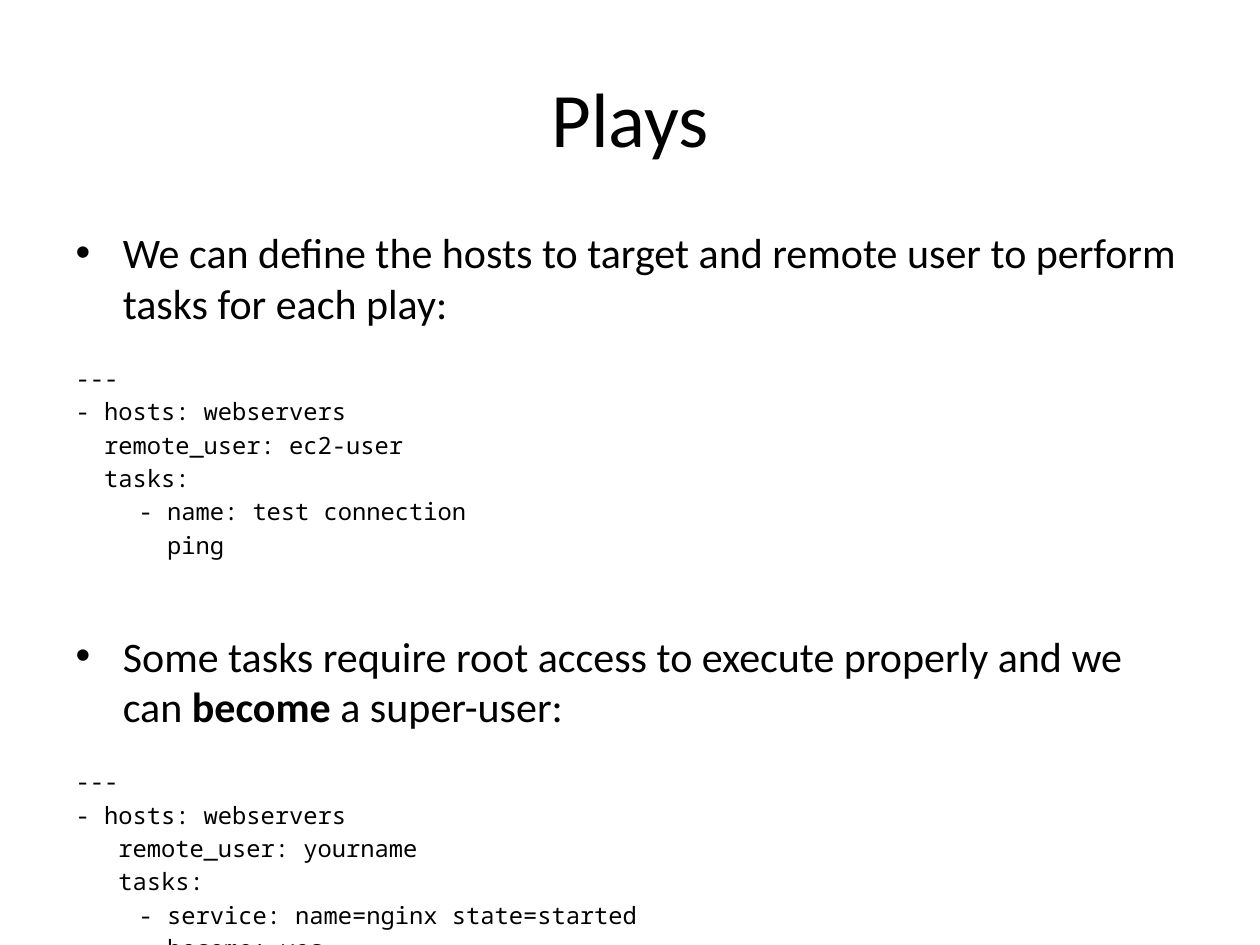
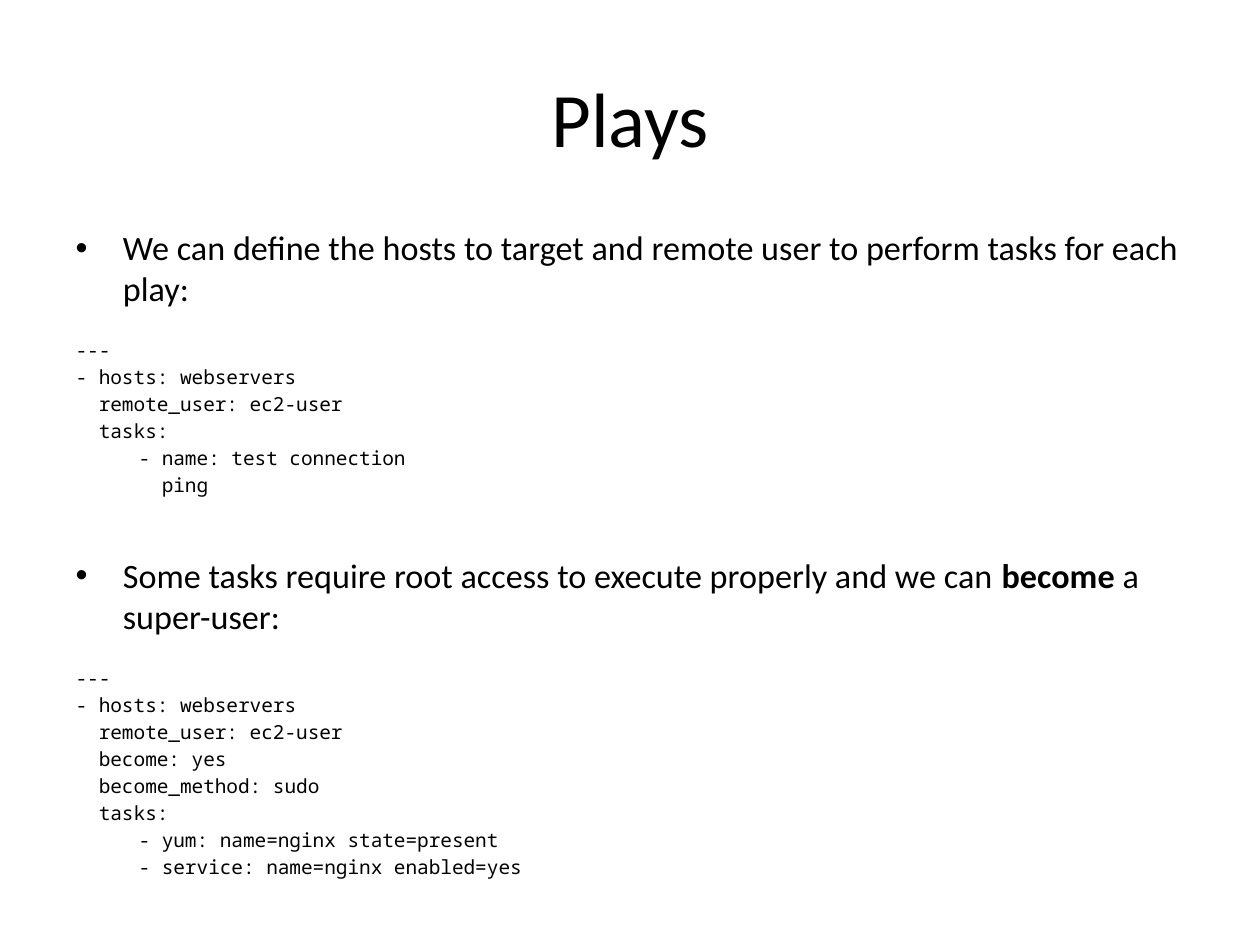
Before and after one commit to jasondbaker/infrastructure-class, a slide deck: slide 38 of lectures/infrastructure-week-10.pptx. Drawn at 1260x945 pixels with LibreOffice and Linux fonts; fonts in the diff are those of the drawing. Boxes give left, top, right and bottom in pixels: in the first picture for what was removed or moved away, otherwise in the second. Text is boxed around its words. In the diff, an @@ line names an element or a change of style, - is before the commit and + after.

```diff
--- a/lectures/infrastructure-week-10.pptx
+++ b/lectures/infrastructure-week-10.pptx
@@ text at bbox=[99, 236, 1178, 796]: size 24 to 19.5 pt in "We can define the hosts to target ...", "Some tasks require root access to execute ..."; size 13.6 to 11.1 pt in "---", "- hosts: webservers", "remote_user: ec2-user", "tasks:" and 6 more places @@
@@ text at bbox=[99, 725, 343, 742]: text changed; size 13.6 to 11.1 pt @@
-remote_user: yourname
-tasks:
-- service: name=nginx state=started
+remote_user: ec2-user
@@ text at bbox=[99, 805, 522, 879]: paragraphs added @@
+tasks:
+- yum: name=nginx state=present
+- service: name=nginx enabled=yes
```
Also in this commit, not shown: 1 other slide changed, 1 slide added, 1 slide removed, 7 other files.
